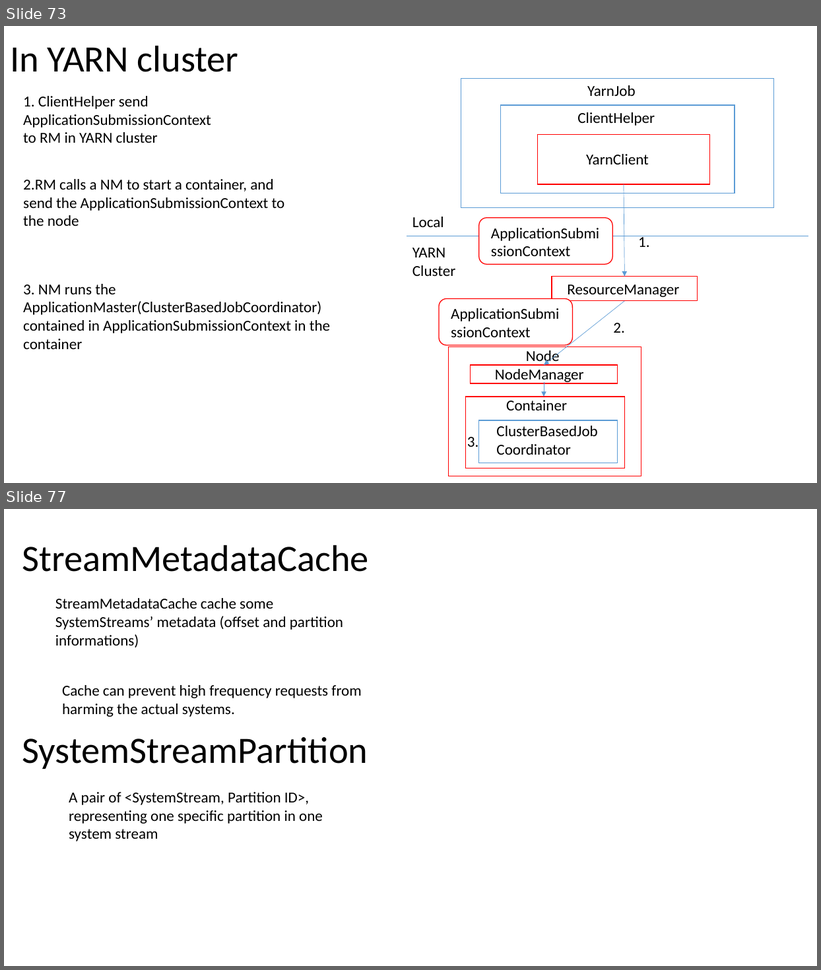
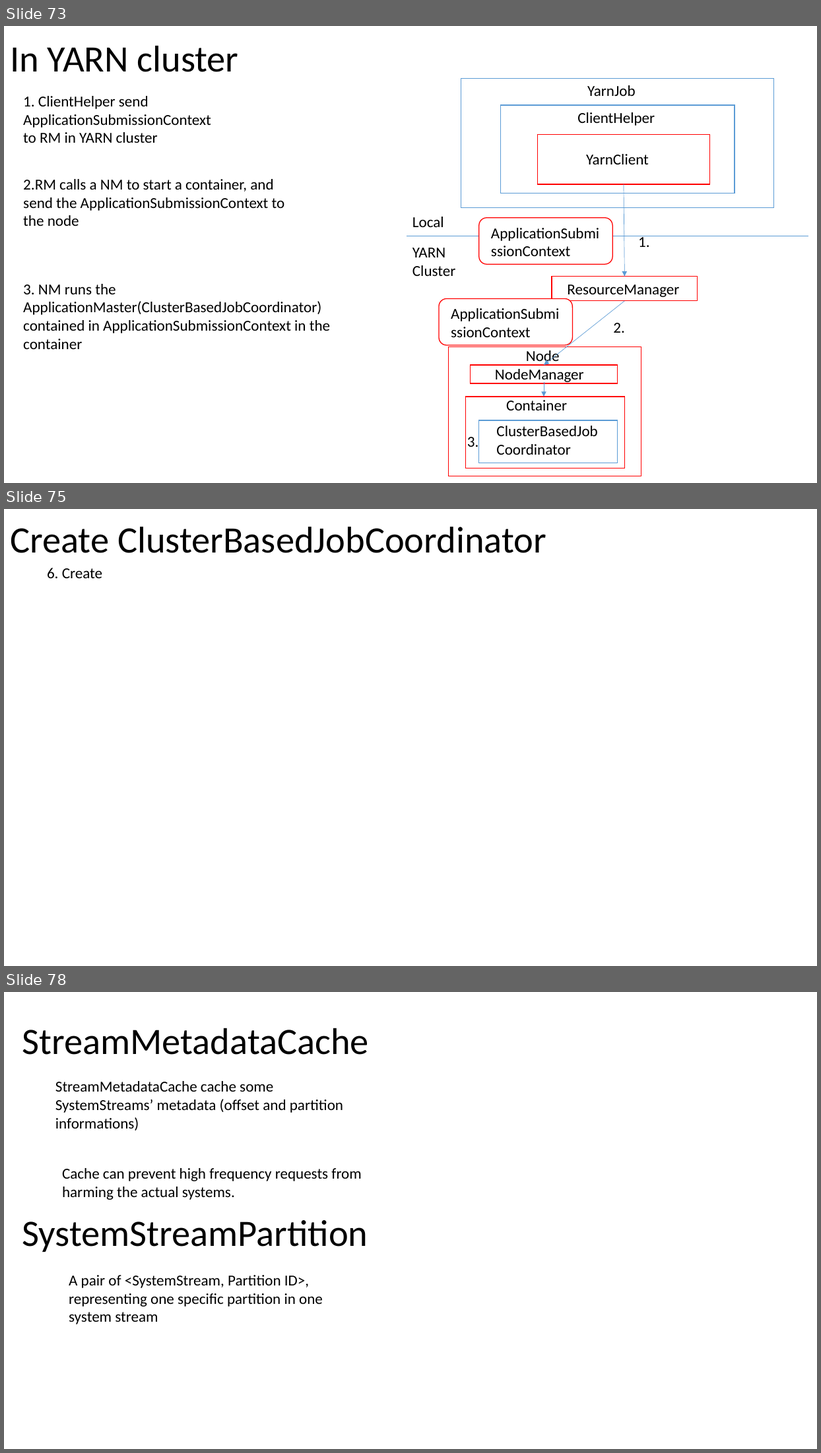
Before and after one commit to Swrrt/Samza-Documents, a slide deck: Documentation/SamzaStructure.pptx. Shown one above the other, each under a label of ours: slides 73 and 77 before the commit, slides 73, 75 and 78 after it; the slides between them are not shown. The pictures are 821x970 and 821x1453 pixels, drawn with LibreOffice and Linux fonts; fonts in the diff are those of the drawing. Boxes give left, top, right and bottom in pixels: in the first picture for what was removed or moved away, otherwise in the second. Text is boxed around its words. In the diff, an @@ line names an element or a change of style, - is before the commit and + after.

```diff
--- a/Documentation/SamzaStructure.pptx
+++ b/Documentation/SamzaStructure.pptx
@@ slide 75 added at (4, 509, 817, 966), background #FFFFFF @@
@@ title added at (10, 526, 547, 553), 44 pt, text #000000 @@
+Create ClusterBasedJobCoordinator
@@ text added at (47, 568, 102, 578), 18 pt, text #000000 @@
+6. Create
@@ what was slide 77 is now slide 78 @@
```
Also in this commit, not shown: 3 slides changed.
